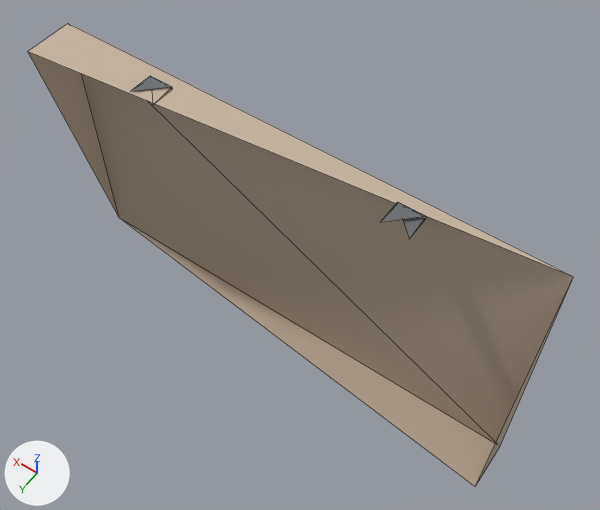
An edit to the glTF model models/kit/halfWall_regocrete.glb, drawn before and after from the same camera.
Rendered twice from a 50 mm camera at (-1.19, 1.49, 2.99) aimed at (-0.08, -0.06, 0.56). Arrows for +X, +Y and +Z are at lower left; the lights stay in place. The first picture is the older version. Mesh edges are drawn as thin lines. Vertices at exactly the same position are counted once.

Objects in the first picture: 'halfWall_regocrete'.
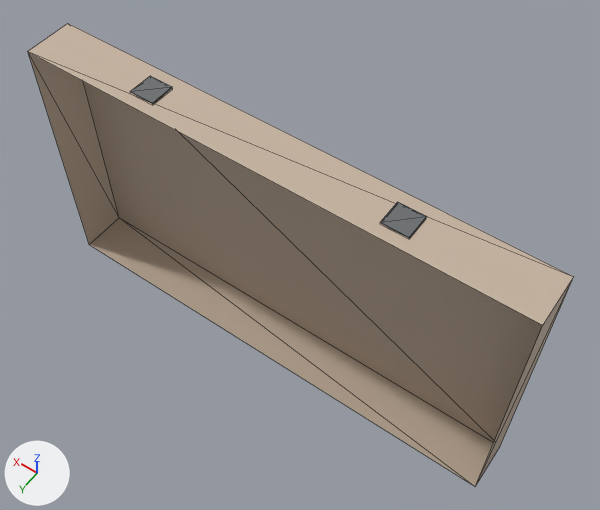
What differs and where, as boxes (x1, y1, x2, y2) in the pictures (600 x 510 px):
part 1 of me_base, added: after (28, 53, 573, 486)

The change, as a list of edits to the scene's bpy script:
```text
Change me_base:
    used by ob_halfwall_regocrete; location = (0.0, 0.0, 0.0)
    verts and faces of me_base; kept vertices keep their numbers, new ones are numbered from 18
    before: 0 (1.0, -0.1, 0.0) at pixel (119, 217), 1 (1.0, 0.1, 1.1) at pixel (27, 51), 3 (-1.0, 0.1, 0.0) at pixel (475, 486), 5 (-1.0, -0.1, 1.1) at pixel (573, 276), 6 (-0.45, -0.05, 1.1) at pixel (397, 203)
    before: 7 (-0.45, 0.05, 1.11) at pixel (380, 222), 9 (-0.55, 0.05, 1.1) at pixel (409, 239), 11 (-0.55, -0.05, 1.11) at pixel (426, 216), 12 (0.55, -0.05, 1.1), 13 (0.55, 0.05, 1.11) at pixel (130, 91)
    before: 15 (0.45, 0.05, 1.1) at pixel (152, 105), 17 (0.45, -0.05, 1.11) at pixel (172, 86)
    remove me_base.from_pydata(...)  # 18 vertices, 18 faces; spans x -1.0..1.0, y -0.1..0.1, z 0.0..1.11
    add me_base.from_pydata(...)  # 24 vertices, 34 faces; spans x -1.0..1.0, y -0.1..0.1, z 0.0..1.11
    me_base part 1
    add for new, old in zip([*range(18, 22)], [6, 11, 12, 17]): verts[new] = verts[old] + (0.0, 0.1, 0.0)
    add verts[22] = (1.0, 0.1, 0.0)  # pixel (89, 244)
    add verts[23] = (-1.0, 0.1, 1.1)  # pixel (542, 325)
    add faces += [(0, 22, 1), (3, 5, 23), (1, 23, 5), (0, 3, 22)]  # mat_concrete
    add faces += [(6, 18, 7), (9, 11, 19), (7, 19, 11), (6, 9, 18), (9, 19, 18), (7, 18, 19)]  # mat_steel
    add faces += [(12, 20, 13), (15, 17, 21), (13, 21, 17), (12, 15, 20), (15, 21, 20), (13, 20, 21)]  # mat_steel
```
